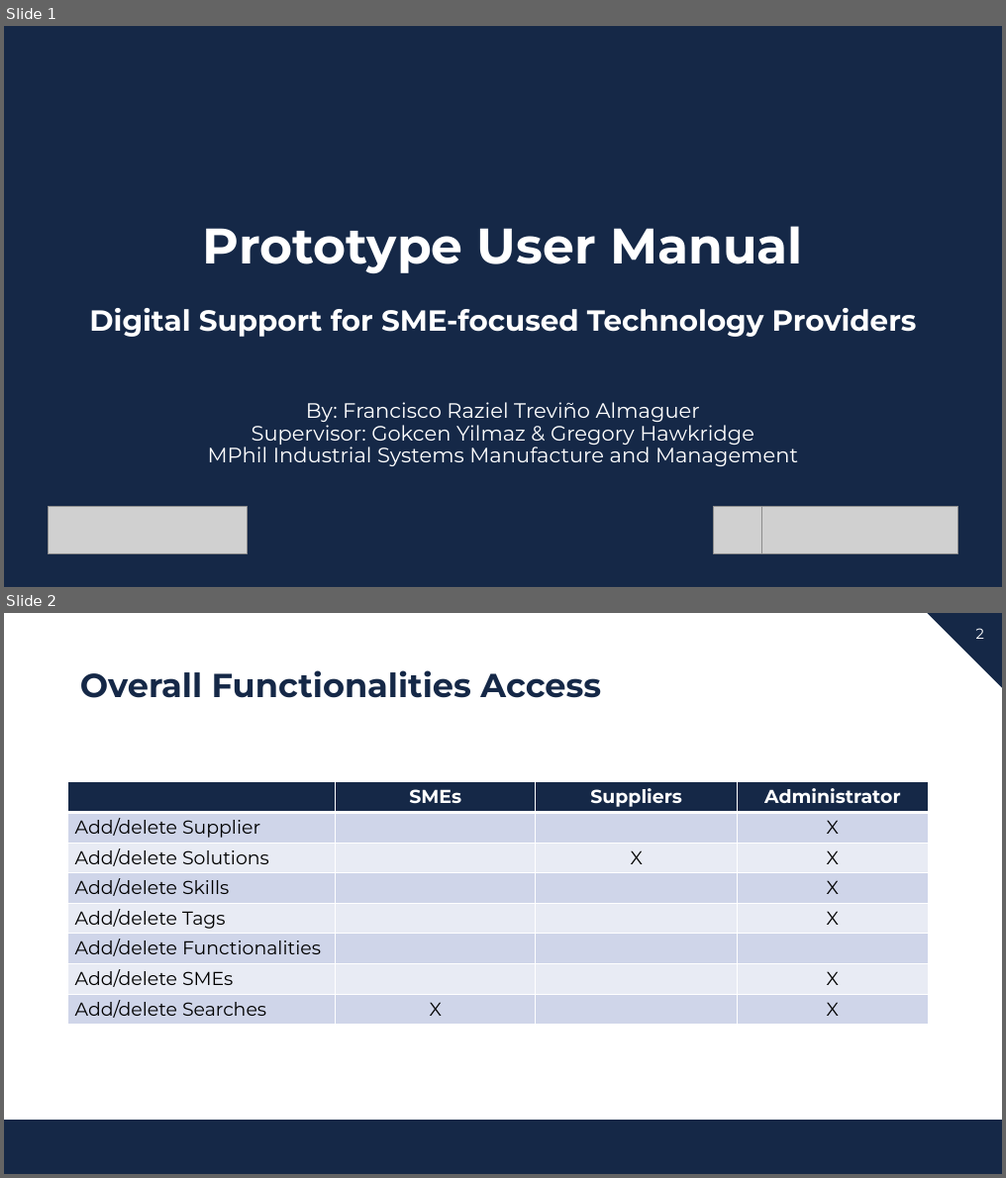
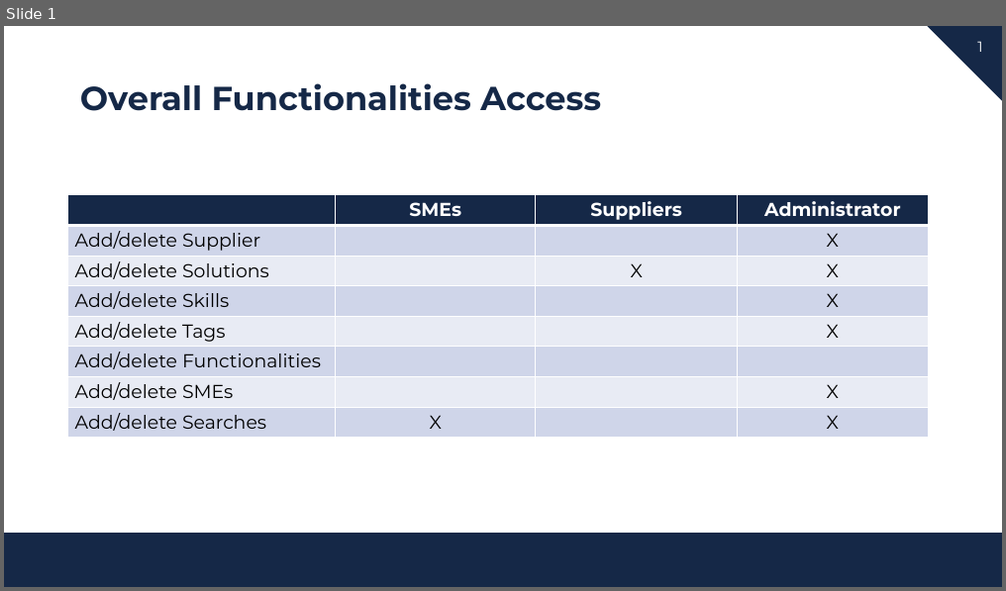
Before and after one commit to PacoTrev-NSG/Matchmaking-Tool, a slide deck: doc/User_Manual.pptx. Shown one above the other, each under a label of ours: slides 1 and 2 before the commit, slide 1 after it. The pictures are 1006x1178 and 1006x591 pixels, drawn with LibreOffice and Linux fonts; fonts in the diff are those of the drawing; grey boxes stand for pictures; background and template pictures are left out. Boxes give left, top, right and bottom in pixels: in the first picture for what was removed or moved away, otherwise in the second. Text is boxed around its words. In the diff, an @@ line names an element or a change of style, - is before the commit and + after.

```diff
--- a/doc/User_Manual.pptx
+++ b/doc/User_Manual.pptx
@@ slide 1 removed at (4,26,1002,587), background #FFFFFF; not listed: 2 template elements that a slide beside it also shows @@
@@ rectangle removed at (4,26,1002,587) @@
@@ title removed at (89,226,917,337) @@
-Prototype User Manual
-Digital Support for SME-focused Technology Providers
@@ text removed at (208,402,798,467) @@
-By: Francisco Raziel Treviño Almaguer
-Supervisor: Gokcen Yilmaz & Gregory Hawkridge
-MPhil Industrial Systems Manufacture and Management
@@ picture removed at (49,506,247,555) @@
@@ picture removed at (714,506,762,555) @@
@@ picture removed at (762,506,958,555) @@
@@ what was slide 2 is now slide 1 @@
@@ page number at (977,41,982,52): text changed @@
-2
+1
```
Also in this commit, not shown: 1 other slide removed.
